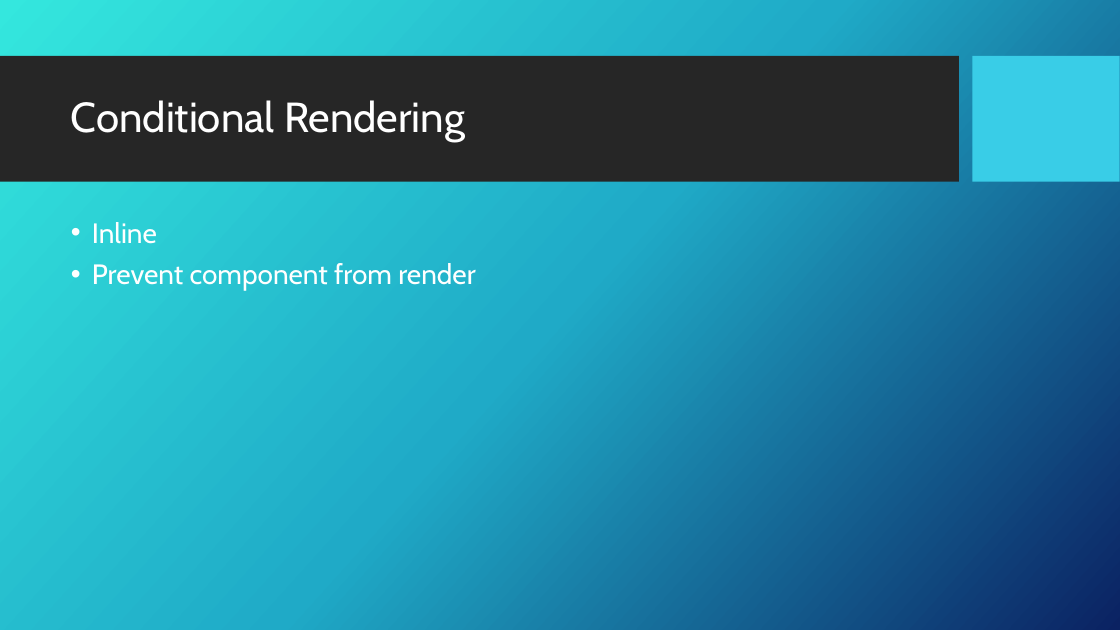
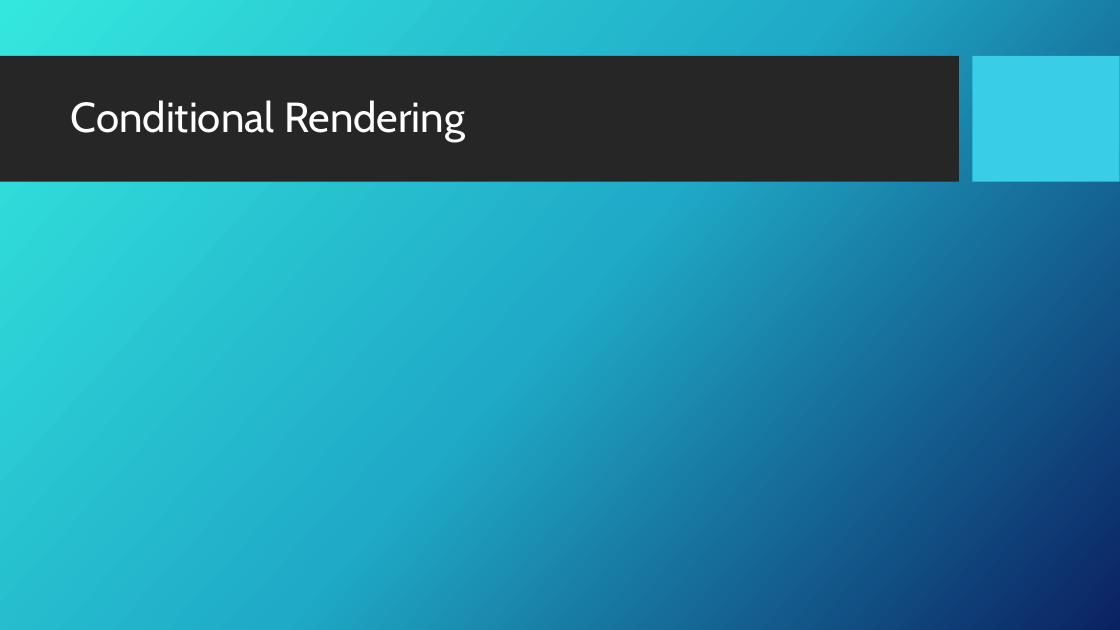
Before and after one commit to alirezaed/behssazan-react, a slide deck: slide 76 of JS_React_Training.pptx (slide 73 before the commit). Drawn at 1120x630 pixels with LibreOffice and Linux fonts; fonts in the diff are those of the drawing; background and template pictures are left out. Boxes give left, top, right and bottom in pixels: in the first picture for what was removed or moved away, otherwise in the second. Text is boxed around its words. In the diff, an @@ line names an element or a change of style, - is before the commit and + after.

```diff
--- a/JS_React_Training.pptx
+++ b/JS_React_Training.pptx
@@ text removed at bbox=[92, 222, 475, 291] @@
-• Inline
-• Prevent component from render
```
Also in this commit, not shown: 2 other slides changed, 5 slides added, 5 other files.
